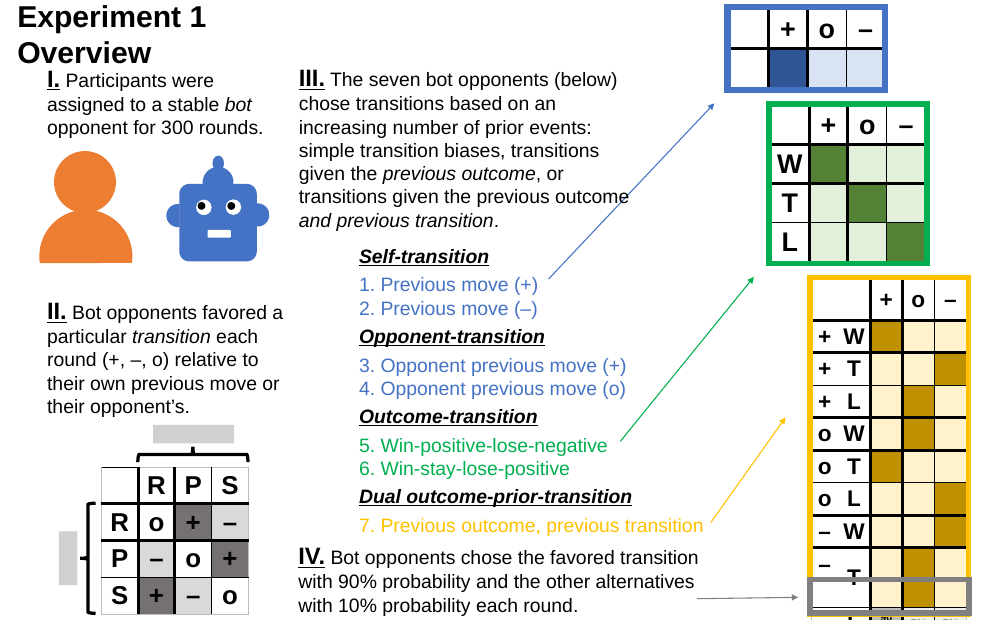
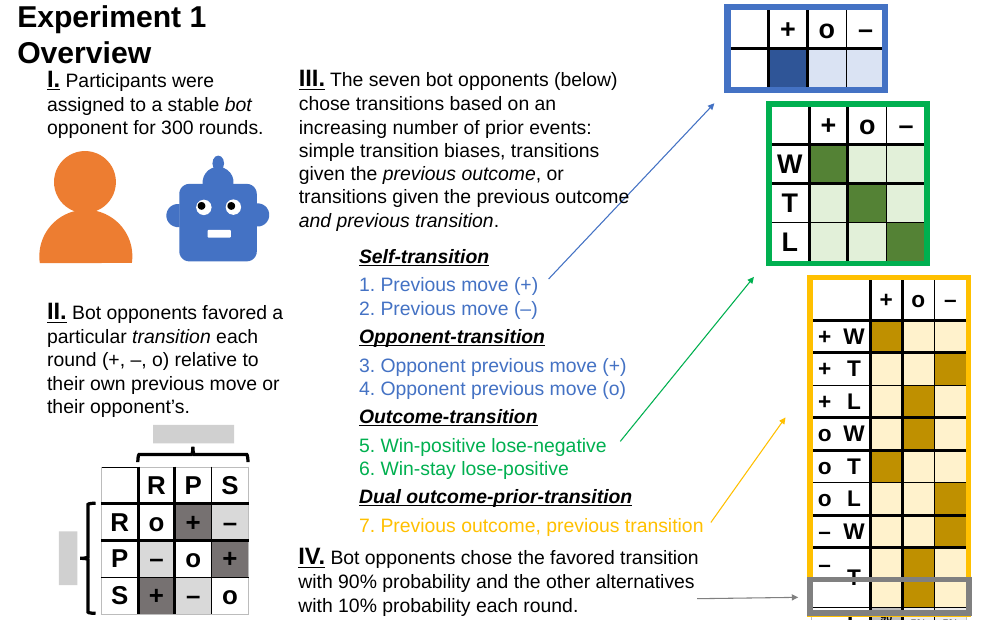
Before and after one commit to erik-brockbank/rps-bot-manuscript-public, a slide deck: slide 1 of figures/stable_bot_overview.pptx. Drawn at 1008x620 pixels with LibreOffice and Linux fonts; fonts in the diff are those of the drawing; grey boxes stand for pictures. Boxes give left, top, right and bottom in pixels: in the first picture for what was removed or moved away, otherwise in the second. Text is boxed around its words. In the diff, an @@ line names an element or a change of style, - is before the commit and + after.

```diff
--- a/figures/stable_bot_overview.pptx
+++ b/figures/stable_bot_overview.pptx
@@ text at (359,438,606,479): text changed @@
-5. Win-positive-lose-negative
-6. Win-stay-lose-positive
+5. Win-positive lose-negative
+6. Win-stay lose-positive
```
Also in this commit, not shown: 9 other files.
